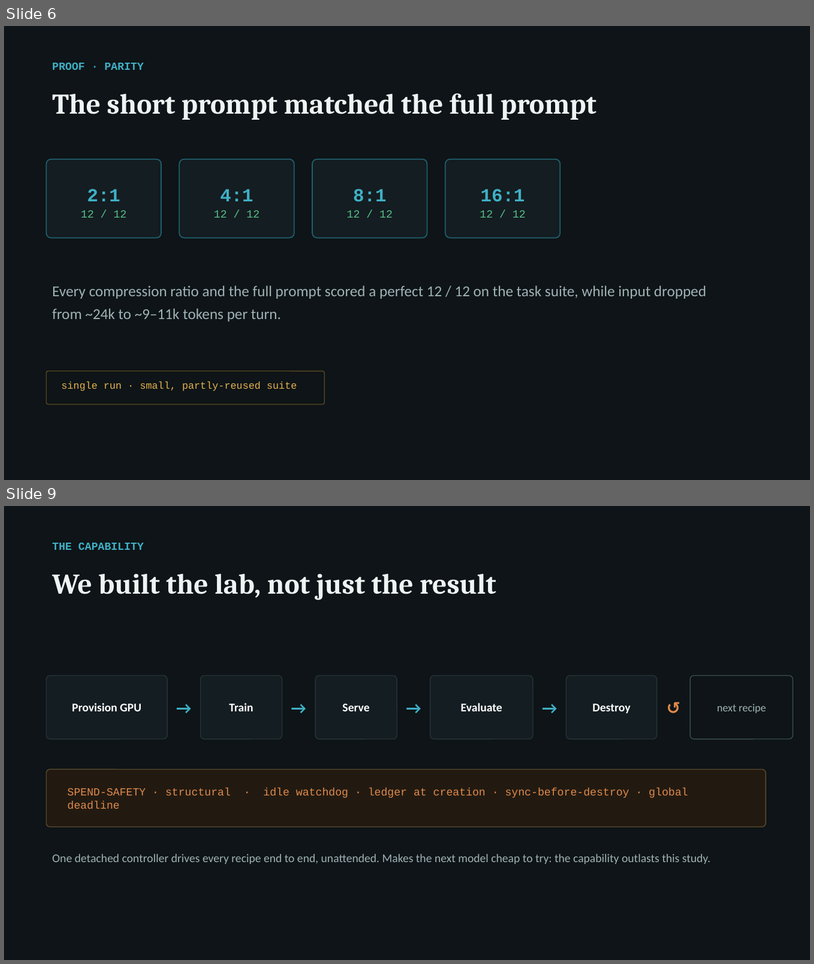
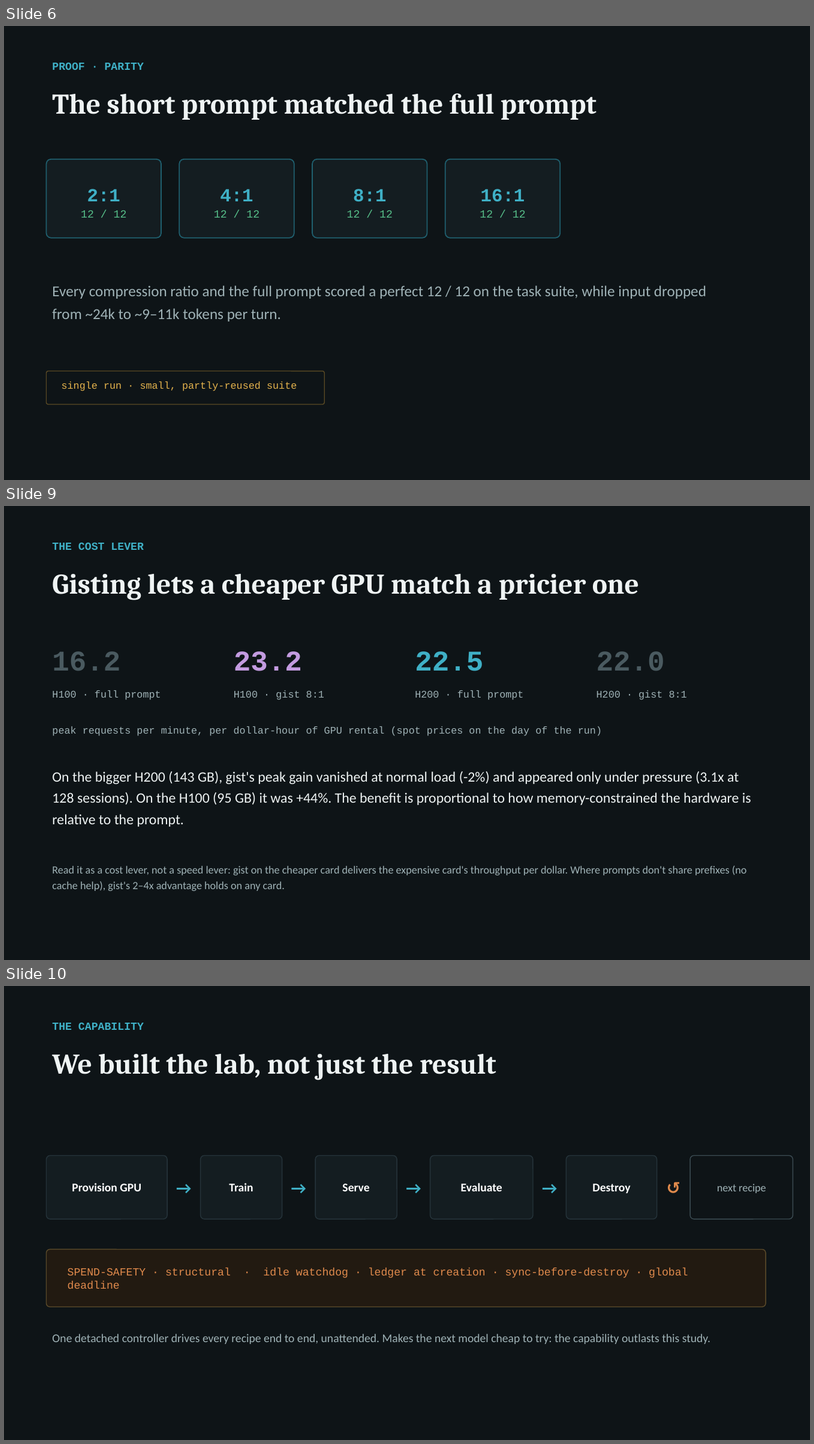
Before and after one commit to arunmenon/gisting-coding-agent, a slide deck: Gisting-CTO-deck.pptx. Shown one above the other, each under a label of ours: slides 6 and 9 before the commit, slides 6, 9 and 10 after it; the slides between them are not shown. The pictures are 814x964 and 814x1444 pixels, drawn with LibreOffice and Linux fonts; fonts in the diff are those of the drawing. Boxes give left, top, right and bottom in pixels: in the first picture for what was removed or moved away, otherwise in the second. Text is boxed around its words. In the diff, an @@ line names an element or a change of style, - is before the commit and + after.

Commit message:
J10 write-up: paper 5.6 rewritten with tuned repeated serving benchmark (2x at SLO, +44% peak, cache ablation, ceiling mechanism, cost-lever framing); deck + cost-lever slide; email, README, journey entry

```diff
--- a/Gisting-CTO-deck.pptx
+++ b/Gisting-CTO-deck.pptx
@@ slide 9 added at (x1=4, y1=506, x2=810, y2=960), background #FFFFFF @@
@@ rectangle added at (x1=4, y1=506, x2=810, y2=960), fill #0E1417 @@
@@ text added at (x1=52, y1=543, x2=143, y2=550), 13 pt, text #3FB0C6, bold @@
+THE COST LEVER
@@ text added at (x1=52, y1=574, x2=639, y2=600), 34 pt, text #EEF3F3, bold @@
+Gisting lets a cheaper GPU match a pricier one
@@ text added at (x1=52, y1=651, x2=120, y2=670), 34 pt, text #4A5A60, bold @@
+16.2
@@ text added at (x1=234, y1=651, x2=302, y2=671), 34 pt, text #C39BE0, bold @@
+23.2
@@ text added at (x1=415, y1=651, x2=483, y2=671), 34 pt, text #3FB0C6, bold @@
+22.5
@@ text added at (x1=597, y1=651, x2=665, y2=670), 34 pt, text #4A5A60, bold @@
+22.0
@@ text added at (x1=52, y1=690, x2=161, y2=700), 12 pt, text #9FB2B6 @@
+H100 · full prompt
@@ text added at (x1=234, y1=690, x2=324, y2=700), 12 pt, text #9FB2B6 @@
+H100 · gist 8:1
@@ text added at (x1=415, y1=690, x2=524, y2=700), 12 pt, text #9FB2B6 @@
+H200 · full prompt
@@ text added at (x1=597, y1=690, x2=687, y2=700), 12 pt, text #9FB2B6 @@
+H200 · gist 8:1
@@ text added at (x1=52, y1=726, x2=602, y2=736), 12 pt, text #9FB2B6 @@
+peak requests per minute, per dollar-hour of GPU rental (spot prices on the day of the run)
@@ text added at (x1=52, y1=771, x2=752, y2=826), 17 pt, text #EEF3F3 @@
+On the bigger H200 (143 GB), gist's peak gain vanished at normal load (-2%) and appeared only under pressure (3.1x at 128 sessions). On the H100 (95 GB) it was +44%. The benefit is proportional to how memory-constrained the hardware is relative to the prompt.
@@ text added at (x1=52, y1=865, x2=747, y2=891), 13 pt, text #9FB2B6 @@
+Read it as a cost lever, not a speed lever: gist on the cheaper card delivers the expensive card's throughput per dollar. Where prompts don't share prefixes (no cache help), gist's 2–4x advantage holds on any card.
@@ what was slide 9 is now slide 10 @@
```
Also in this commit, not shown: 6 slides changed, 1 other slide added, 1 slide removed, 13 other files.
